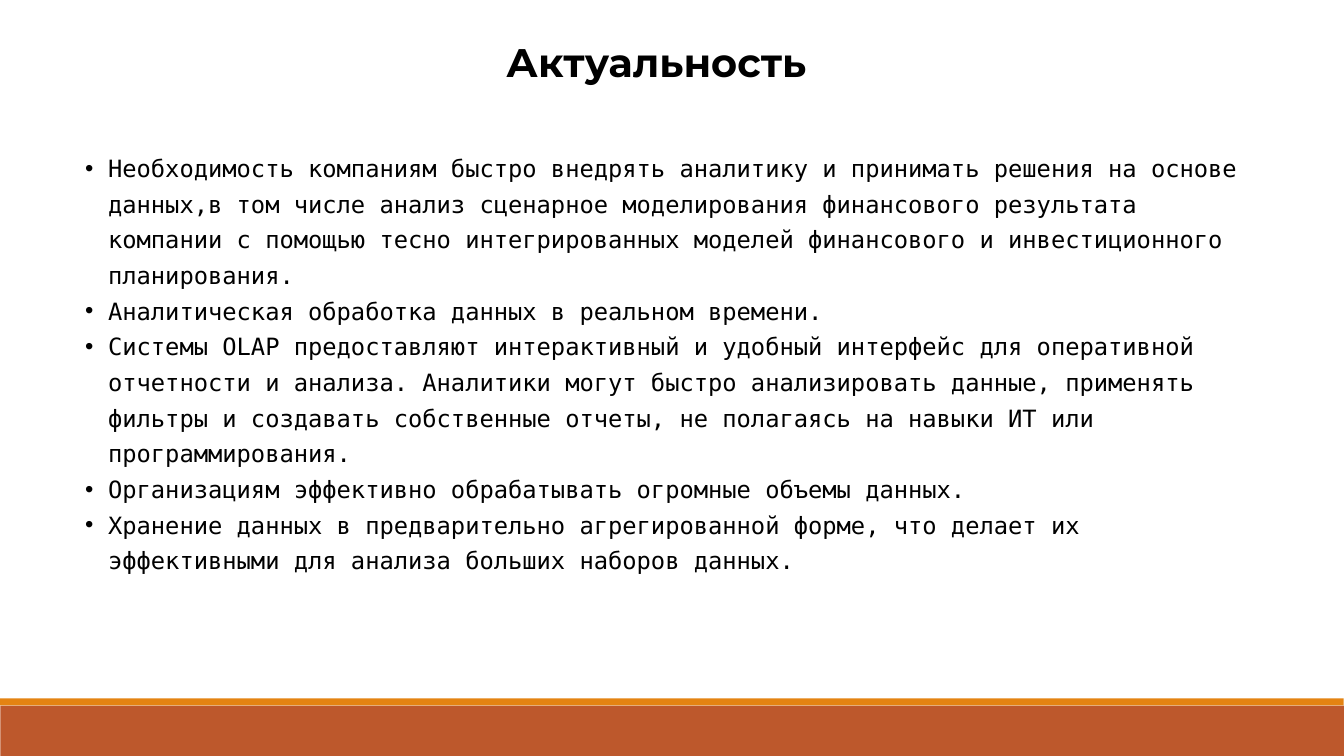
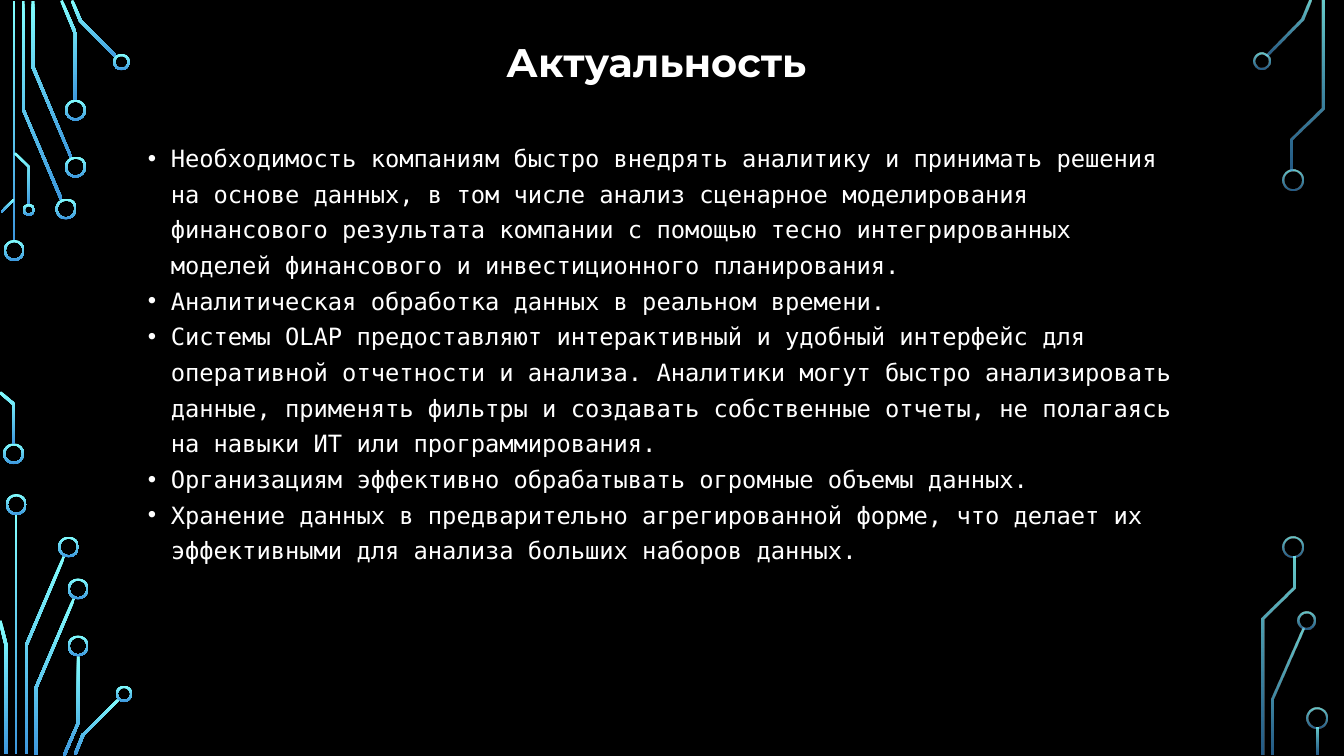
Before and after one commit to Raccoonn78/MagiCtr, a slide deck: slide 2 of Профессиональное ориентирование/создание системы для olap кубов.pptx. Drawn at 1344x756 pixels with LibreOffice and Linux fonts; fonts in the diff are those of the drawing; background and template pictures are left out. Boxes give left, top, right and bottom in pixels: in the first picture for what was removed or moved away, otherwise in the second. Text is boxed around its words. In the diff, an @@ line names an element or a change of style, - is before the commit and + after.

Commit message:
create new pptx

```diff
--- a/Профессиональное ориентирование/создание системы для olap кубов.pptx
+++ b/Профессиональное ориентирование/создание системы для olap кубов.pptx
@@ background #FFFFFF to picture (left out) @@
@@ text "Актуальность" at (506, 49, 806, 85): text colour #000000 to #FFFFFF @@
@@ text "Необходимость компаниям быстро внедрять аналитику ...": place and size @@
-text "Необходимость компаниям быстро внедрять аналитику ..." at (108, 158, 1237, 574)
+text "Необходимость компаниям быстро внедрять аналитику ..." at (171, 148, 1171, 564)
@@ text at (171, 148, 1157, 279): text changed; text colour #000000 to #FFFFFF @@
-• Необходимость компаниям быстро внедрять аналитику и принимать решения на основе данных,в том числе анализ сценарное моделирования финансового результата компании с помощью тесно интегрированных моделей финансового и инвестиционного планирования.
+• Необходимость компаниям быстро внедрять аналитику и принимать решения на основе данных, в том числе анализ сценарное моделирования финансового результата компании с помощью тесно интегрированных моделей финансового и инвестиционного планирования.
@@ text at (171, 291, 1171, 564): text colour #000000 to #FFFFFF in "Аналитическая обработка данных в реальном времени.", "Системы OLAP предоставляют интерактивный и удобный интерфейс ...", "Организациям эффективно обрабатывать огромные объемы данных.", "Хранение данных в предварительно агрегированной форме, что ..." @@
@@ rectangle removed at (0, 698, 1343, 705) @@
@@ rectangle removed at (1, 705, 1344, 755) @@
@@ group added at (0, 0, 1327, 756): 33 freeform shapes, 3 rectangles @@
```
Also in this commit, not shown: 9 other slides changed, 1 other file.
